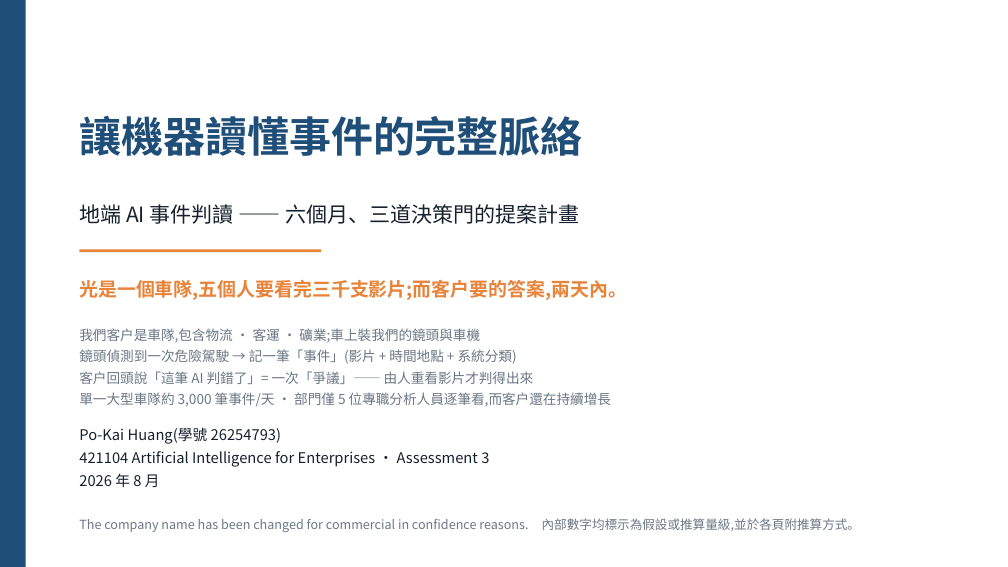
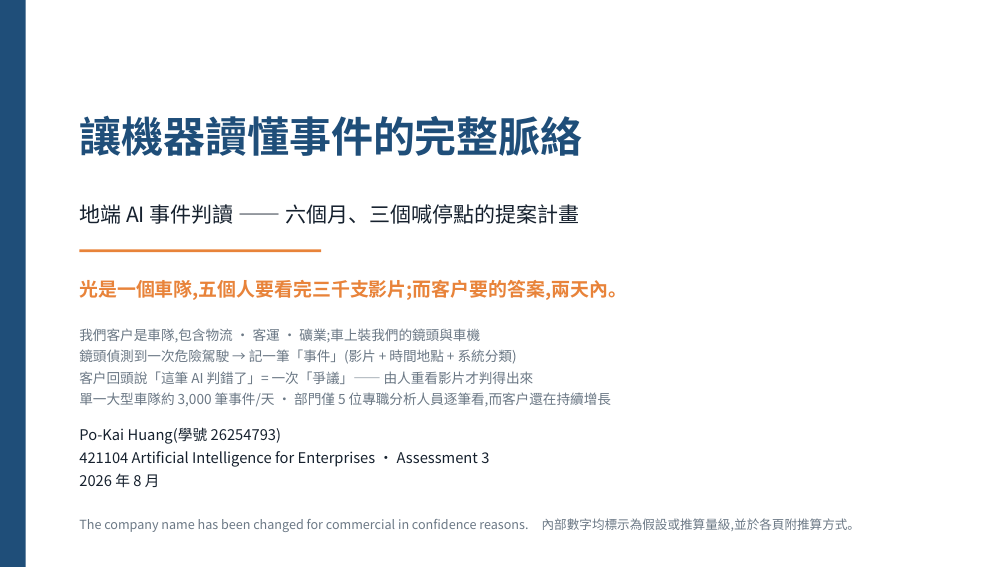
Before and after one commit to pokai-huang0828/UTS_workspace, a slide deck: slide 1 of Artificial Intelligence for Enterprises/Assessment3/Huang_26254793_421104_Assessment 3.pptx. Drawn at 1008x567 pixels with LibreOffice and Linux fonts; fonts in the diff are those of the drawing. Boxes give left, top, right and bottom in pixels: in the first picture for what was removed or moved away, otherwise in the second. Text is boxed around its words. In the diff, an @@ line names an element or a change of style, - is before the commit and + after.

```diff
--- a/Artificial Intelligence for Enterprises/Assessment3/Huang_26254793_421104_Assessment 3.pptx
+++ b/Artificial Intelligence for Enterprises/Assessment3/Huang_26254793_421104_Assessment 3.pptx
@@ text at (79, 204, 579, 224): text changed @@
-地端 AI 事件判讀 —— 六個月、三道決策門的提案計畫
+地端 AI 事件判讀 —— 六個月、三個喊停點的提案計畫
```
Also in this commit, not shown: 3 other slides changed, 4 other files.
